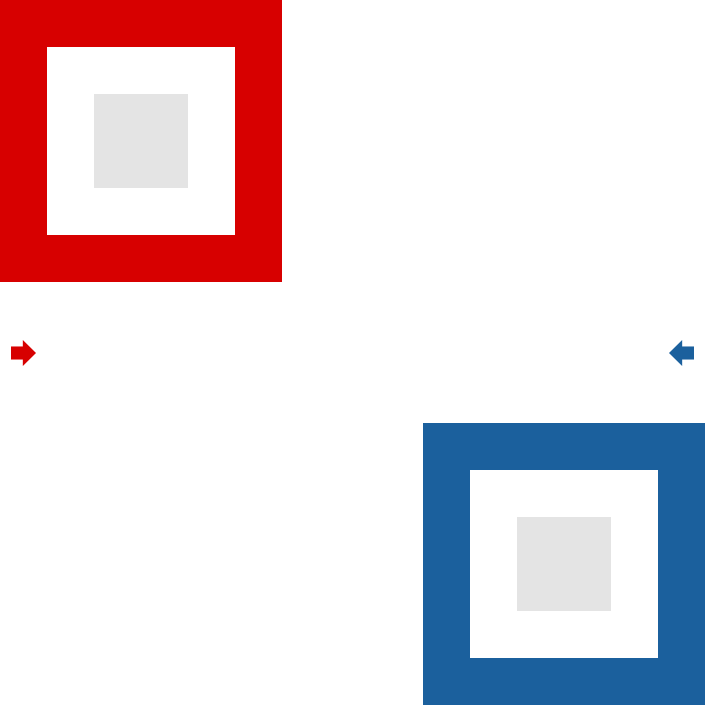
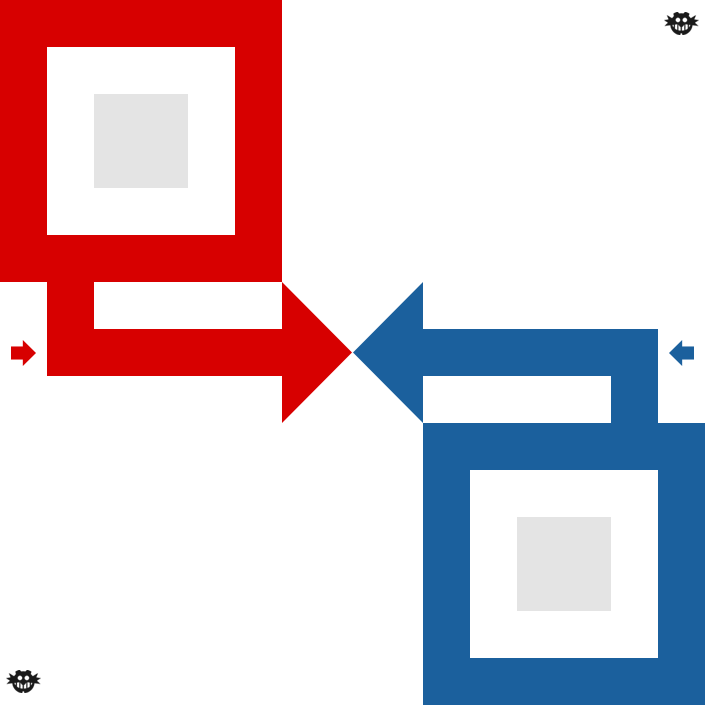
Comparing the layer stacks of the two 705 x 705 images. Changes:
added layer "egg1" above "egg2" over [6,670,41,693]
added layer "egg2" above "utils" over [664,12,699,35]
added layer "setav copy" in group "a" over [353,282,423,423]
added group "seta-caminho copy" with 1 layers in group "a" over [423,329,658,423]
added layer "Layer 5" in group "seta-caminho copy" over [423,329,658,423]
added layer "setav" in group "v" over [282,282,352,423]
added group "seta-caminho" with 6 layers in group "v" over [47,282,282,376]
added layer "sc1 copy 5" in group "seta-caminho" over [235,329,282,376]
added layer "sc1 copy 4" in group "seta-caminho" over [188,329,235,376]
added layer "sc1 copy 3" in group "seta-caminho" over [141,329,188,376]
added layer "sc1 copy 2" in group "seta-caminho" over [94,329,141,376]
added layer "sc1 copy" in group "seta-caminho" over [47,329,94,376]
added layer "sc1" in group "seta-caminho" over [47,282,94,329]
